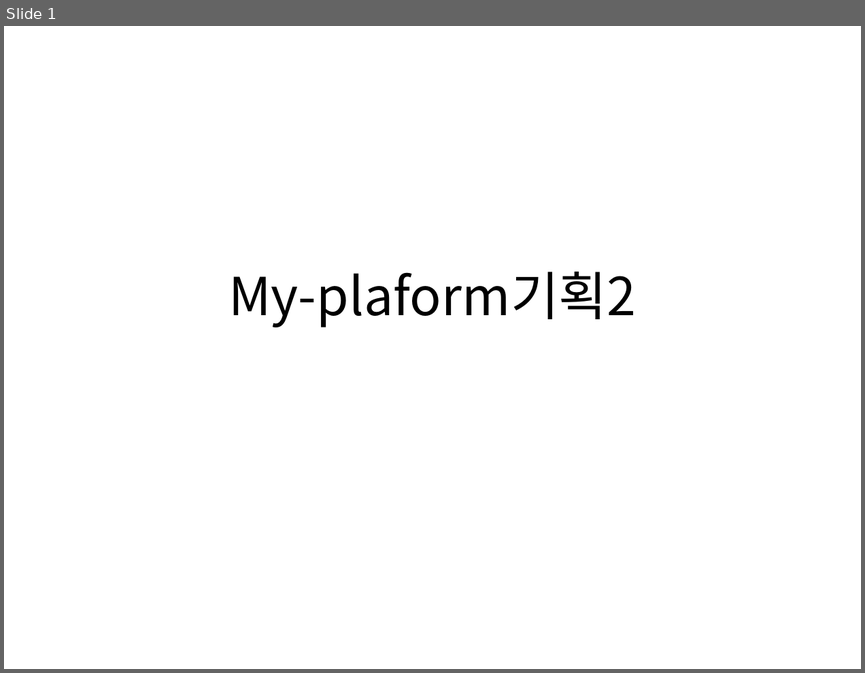
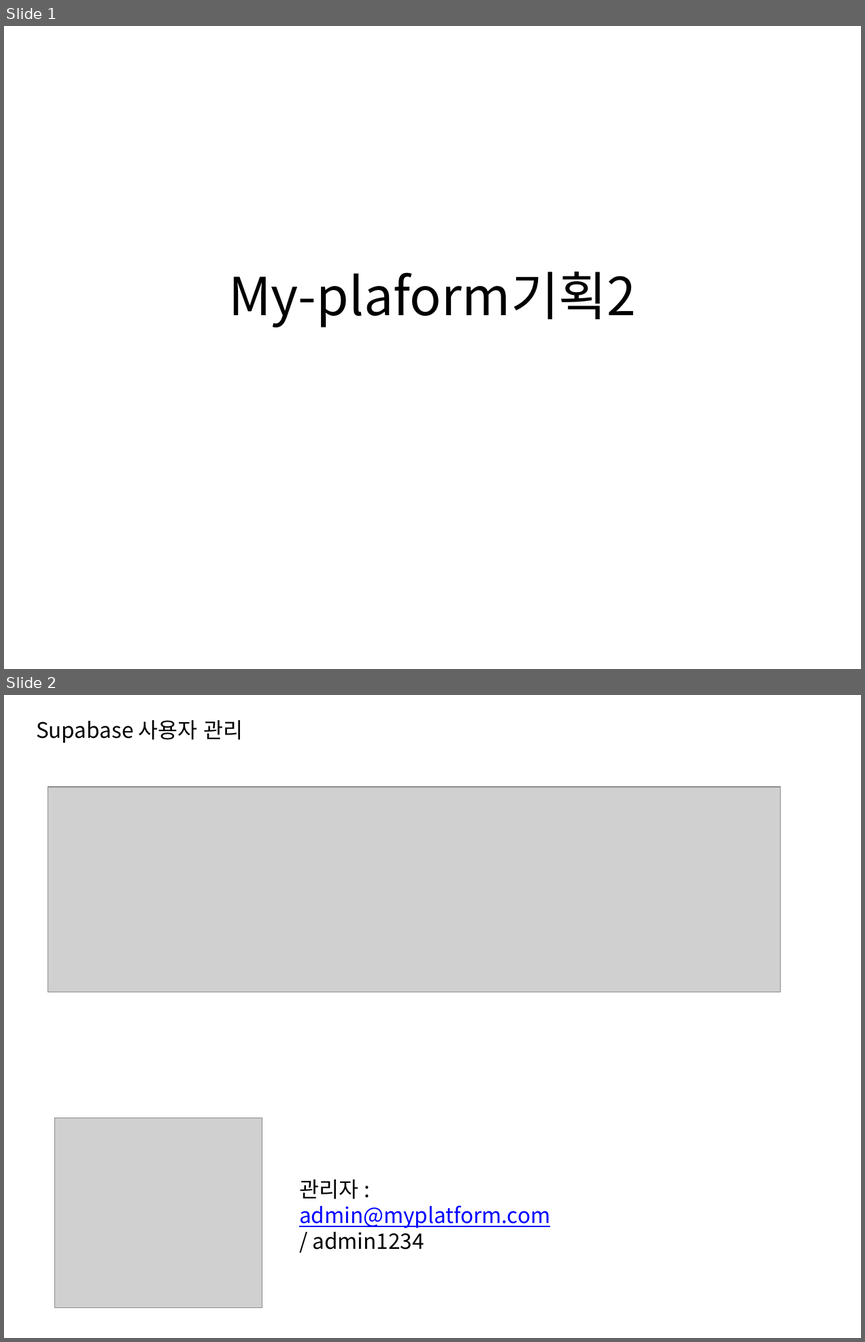
Before and after one commit to oksusoo1/homepageDev, a slide deck: My-plaform기획2.pptx. Shown one above the other, each under a label of ours: slide 1 before the commit, slides 1 and 2 after it. The pictures are 865x673 and 865x1342 pixels, drawn with LibreOffice and Linux fonts; fonts in the diff are those of the drawing; grey boxes stand for pictures. Boxes give left, top, right and bottom in pixels: in the first picture for what was removed or moved away, otherwise in the second. Text is boxed around its words. In the diff, an @@ line names an element or a change of style, - is before the commit and + after.

```diff
--- a/My-plaform기획2.pptx
+++ b/My-plaform기획2.pptx
@@ slide 2 added at bbox=[4, 695, 861, 1338], background #FFFFFF @@
@@ text added at bbox=[36, 720, 243, 743], 18 pt, text #000000 @@
+Supabase 사용자 관리
@@ picture added at bbox=[48, 787, 781, 991] @@
@@ picture added at bbox=[54, 1117, 262, 1307] @@
@@ text added at bbox=[299, 1179, 550, 1249], 18 pt, text #0000FF, underline @@
+관리자 : admin@myplatform.com / admin1234
```
Also in this commit, not shown: 1 slide changed, 23 other files.
